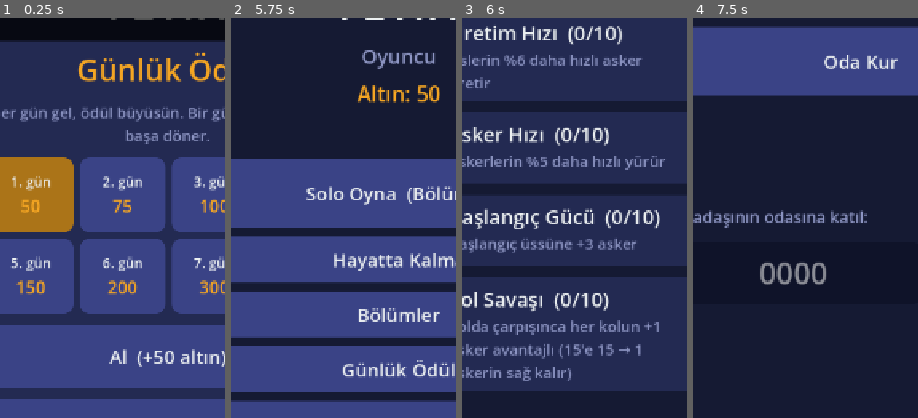
Above: before the commit, frames 1-4 (left to right).
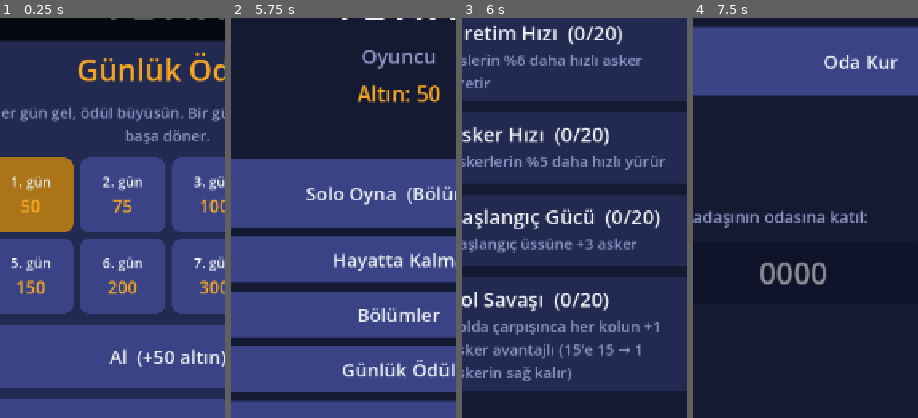
Above: after the commit, the same moments.

Repository: ozguryilmazz/fetih
Game: Godot game, scene res://scenes/main_menu.tscn
The game is run twice, just before and just after one commit, with the same random seed, the same clock (stepped at 60 frames per second) and the same inputs.
Inputs:
- Up to frame 1 (0.25 s): no input
- Up to frame 2 (5.75 s): click "Solo Oyna (Bölüm 1)" at 0.5 s; click "Solo Oyna (Bölüm 1)" at 1.25 s; click "Hayatta Kalma" at 2 s; click "Bölümler" at 2.75 s; click "Günlük Ödül (hazır!)" at 3.5 s; click "Günlük Ödül" at 4.25 s; click "Görevler" at 5 s
- Up to frame 3 (6 s): click "Mağaza" at 5.75 s
- Up to frame 4 (7.5 s): click "Geri" at 6.5 s; click "Çok Oyunculu" at 7.25 s
The pictures show only the part of the screen within x 13-63%, y 21-71%; the shares and areas given below are measured in that part.

Frames 1-2 are identical in both runs. In frame 3, 0.4% of the frame differs, in the area x 52-81%, y 2-73%; in frame 4, nothing differs.

Commit message:
Görev hedefleri yükseltildi, mağaza güçlendirmeleri 20 seviye
- Üs ele geçir: 10'ar (10..100)
- Yol çarpışması: 50'şer (50..500)
- Asker öldür: 100'er (100..700)
- Mağaza: tüm güçlendirmeler en fazla 20 seviye

Co-Authored-By: Claude Opus 5.5 <noreply@anthropic.com>
Claude-Session: https://claude.ai/code/session_01PDFkMRF2cSLwc3rh22PH9W

Diff:
--- a/scripts/core/game_config.gd
+++ b/scripts/core/game_config.gd
@@ -56,10 +56,10 @@
 
 ## Altınla alınan güçlendirmeler. Solo ve multiplayer'da geçerlidir.
 const UPGRADES := {
-	"production": {"name": "Üretim Hızı", "desc": "Üslerin %6 daha hızlı asker üretir", "max": 10, "base_cost": 100},
-	"speed": {"name": "Asker Hızı", "desc": "Askerlerin %5 daha hızlı yürür", "max": 10, "base_cost": 100},
-	"start": {"name": "Başlangıç Gücü", "desc": "Başlangıç üssüne +3 asker", "max": 10, "base_cost": 80},
-	"road": {"name": "Yol Savaşı", "desc": "Yolda çarpışınca her kolun +1 asker avantajlı (15'e 15 → 1 askerin sağ kalır)", "max": 10, "base_cost": 120},
+	"production": {"name": "Üretim Hızı", "desc": "Üslerin %6 daha hızlı asker üretir", "max": 20, "base_cost": 100},
+	"speed": {"name": "Asker Hızı", "desc": "Askerlerin %5 daha hızlı yürür", "max": 20, "base_cost": 100},
+	"start": {"name": "Başlangıç Gücü", "desc": "Başlangıç üssüne +3 asker", "max": 20, "base_cost": 80},
+	"road": {"name": "Yol Savaşı", "desc": "Yolda çarpışınca her kolun +1 asker avantajlı (15'e 15 → 1 askerin sağ kalır)", "max": 20, "base_cost": 120},
 }
 const UPGRADE_ORDER := ["production", "speed", "start", "road"]
 
@@ -106,13 +106,13 @@
 ## Günlük görevler: her gün sıfırlanır. Kademeler: [hedef, altın]; her kademe ayrı alınır.
 const QUESTS := [
 	{"id": "kills", "name": "Asker öldür", "desc": "Üslere saldırırken ve savunurken (yol çarpışmaları hariç)",
-		"tiers": [[50, 10], [100, 30], [200, 50], [400, 80], [500, 100], [700, 130], [1000, 150]]},
+		"tiers": [[100, 10], [200, 30], [300, 50], [400, 80], [500, 100], [600, 130], [700, 150]]},
 	{"id": "new_levels", "name": "Yeni bölüm bitir", "desc": "Daha önce geçilmemiş bölümler sayılır",
 		"tiers": [[1, 20], [2, 40], [3, 60], [4, 80], [5, 100], [6, 120], [7, 150], [8, 180], [9, 200], [10, 250]]},
 	{"id": "clash_kills", "name": "Yol çarpışmasında asker öldür", "desc": "Rakip kollarla yolda karşılaşınca",
-		"tiers": [[10, 10], [20, 30], [30, 50], [40, 70], [50, 90], [60, 110], [70, 150], [80, 200], [90, 300], [100, 500]]},
+		"tiers": [[50, 10], [100, 30], [150, 50], [200, 70], [250, 90], [300, 110], [350, 150], [400, 200], [450, 300], [500, 500]]},
 	{"id": "captures", "name": "Üs ele geçir", "desc": "Rakip veya tarafsız üs",
-		"tiers": [[2, 10], [4, 20], [6, 30], [8, 40], [9, 50], [10, 60], [11, 70], [12, 80], [13, 90], [14, 100]]},
+		"tiers": [[10, 10], [20, 20], [30, 30], [40, 40], [50, 50], [60, 60], [70, 70], [80, 80], [90, 90], [100, 100]]},
 ]
 const BAND_NAMES := ["Kolay-Orta", "Orta", "Orta-Zor", "Zor", "Çok Zor"]
 ## Zorluk eğrisi: [bölüm, bot becerisi 0..1]. Aradaki bölümler doğrusal geçer.
--- a/tests/sim_test.gd
+++ b/tests/sim_test.gd
@@ -321,13 +321,13 @@
 	var sd: Node = root.get_node("SaveData")
 	var backup := {"gold": sd.gold, "stars": sd.stars.duplicate(), "level": sd.unlocked_level}
 	sd.quest_day = ""
-	sd.quest_add("kills", 120.0)
-	_check(sd.quest_value("kills") == 120 and sd.quest_ready_gold("kills") == 40, "120 öldürme: 50 ve 100 kademeleri hazır (10 + 30)")
+	sd.quest_add("kills", 220.0)
+	_check(sd.quest_value("kills") == 220 and sd.quest_ready_gold("kills") == 40, "220 öldürme: 100 ve 200 kademeleri hazır (10 + 30)")
 	var g0: int = sd.gold
 	_check(sd.claim_quest("kills") == 40 and sd.gold == g0 + 40 and sd.quest_claimed_count("kills") == 2, "ödül alındı, 2 kademe işaretlendi")
 	_check(sd.quest_ready_gold("kills") == 0, "aynı kademe iki kez alınamaz")
 	sd.quest_add("kills", 100.0)
-	_check(sd.quest_ready_gold("kills") == 50, "220'de 200 kademesi hazır (50)")
+	_check(sd.quest_ready_gold("kills") == 50, "320'de 300 kademesi hazır (50)")
 	sd.stars.erase(GameConfig.MAX_LEVEL)
 	sd.record_win(GameConfig.MAX_LEVEL, 1)
 	sd.record_win(GameConfig.MAX_LEVEL, 1)
Not shown, changed: README.md
